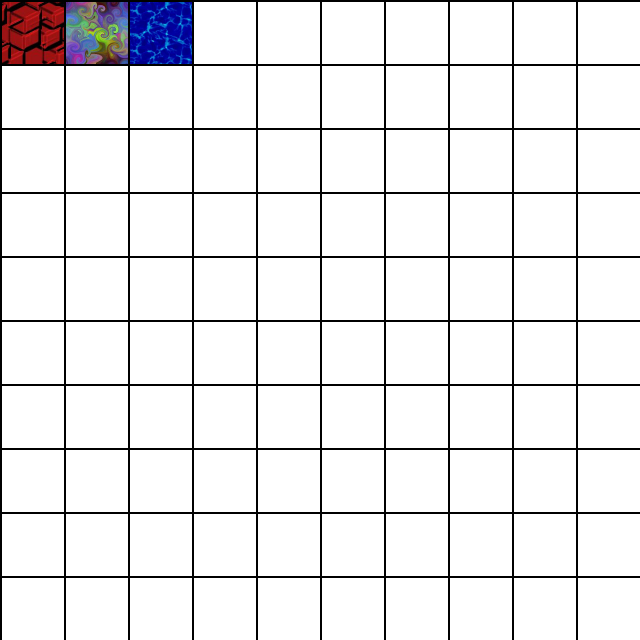
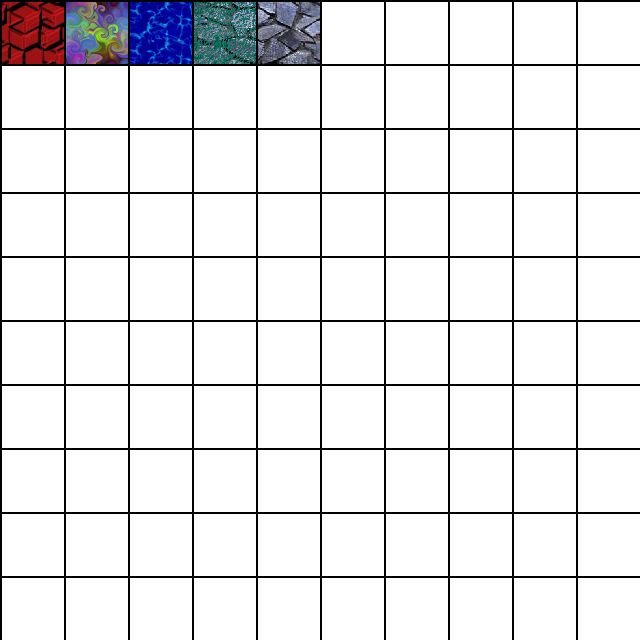
Comparing the layer stacks of the two w=640, h=640 images. Changes:
painted on "Background" over [194,2,320,64]
